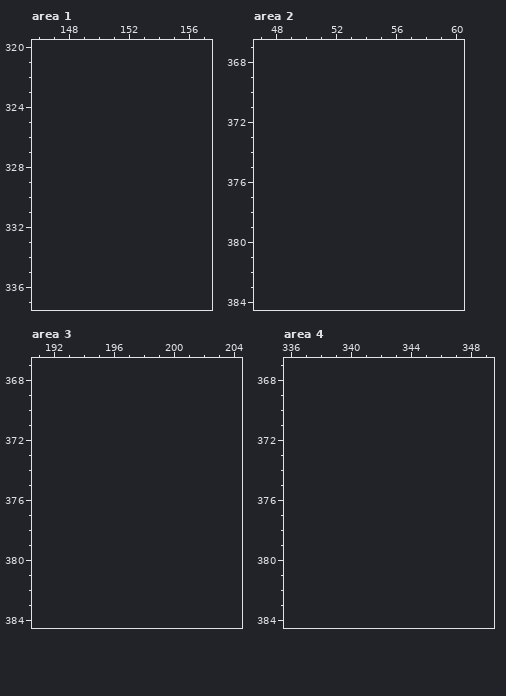
Pixel-art file -- res/textures/textures.aseprite. This is how it looked before the edit.
256x256 pixels, 1 frame. Pixels under 10% opacity are left out. Shown: area 1: x 146..157, y 320..337; area 2: x 47..60, y 367..384; area 3: x 191..204, y 367..384; area 4: x 336..349, y 367..384. The old version is drawn lined up with the new one, on the new canvas. The commit also changed other parts of the picture, which this record leaves out.
And afterwards:
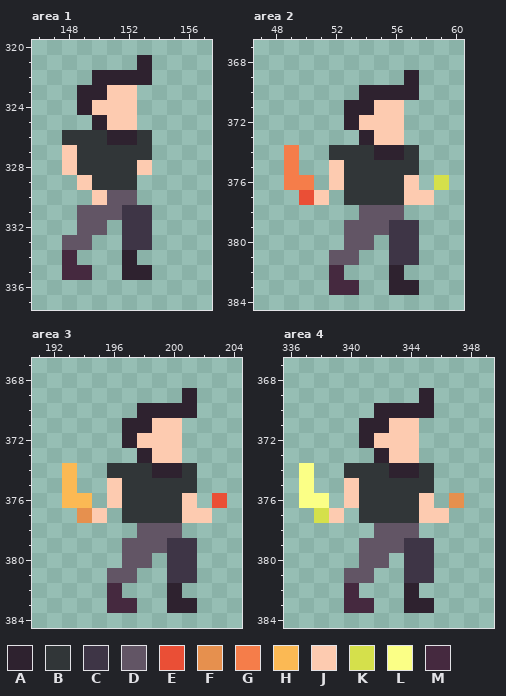
Palette (. is transparent): A #2e222f  B #313638  C #3e3546  D #625565  E #ea4f36  F #e6904e  G #f57d4a  H #fbb954  J #fdcbb0  K #d5e04b  L #fbff86  M #45293f
What changed:
canvas 256x256 -> 512x512
Changed rows in their new state; - is an unchanged pixel.
Area 1:
first column x 148:
321 -----A
322 --AAAA
323 -AAJJ-
324 -AJJJ-
325 --AJJ-
326 BBBAAB
327 JBBBBB
328 JBBBBJ
329 -JBBB-
330 --JDD-
331 -DDDCC
332 -DD-CC
333 DD--CC
334 M---A-
335 MM--AA
Area 2:
first column x 49:
369 --------A--
370 -----AAAA--
371 ----AAJJ---
372 ----AJJJ---
373 -----AJJ---
374 G--BBBAAB--
375 G--JBBBBB--
376 GG-JBBBBJ-K
377 -EJ-BBBBJJ-
378 -----DDD---
379 ----DDDCC--
380 ----DD-CC--
381 ---DD--CC--
382 ---M---A---
383 ---MM--AA--
Area 3:
first column x 193:
369 --------A--
370 -----AAAA--
371 ----AAJJ---
372 ----AJJJ---
373 -----AJJ---
374 H--BBBAAB--
375 H--JBBBBB--
376 HH-JBBBBJ-E
377 -FJ-BBBBJJ-
378 -----DDD---
379 ----DDDCC--
380 ----DD-CC--
381 ---DD--CC--
382 ---M---A---
383 ---MM--AA--
Area 4:
first column x 337:
369 --------A--
370 -----AAAA--
371 ----AAJJ---
372 ----AJJJ---
373 -----AJJ---
374 L--BBBAAB--
375 L--JBBBBB--
376 LL-JBBBBJ-F
377 -KJ-BBBBJJ-
378 -----DDD---
379 ----DDDCC--
380 ----DD-CC--
381 ---DD--CC--
382 ---M---A---
383 ---MM--AA--
